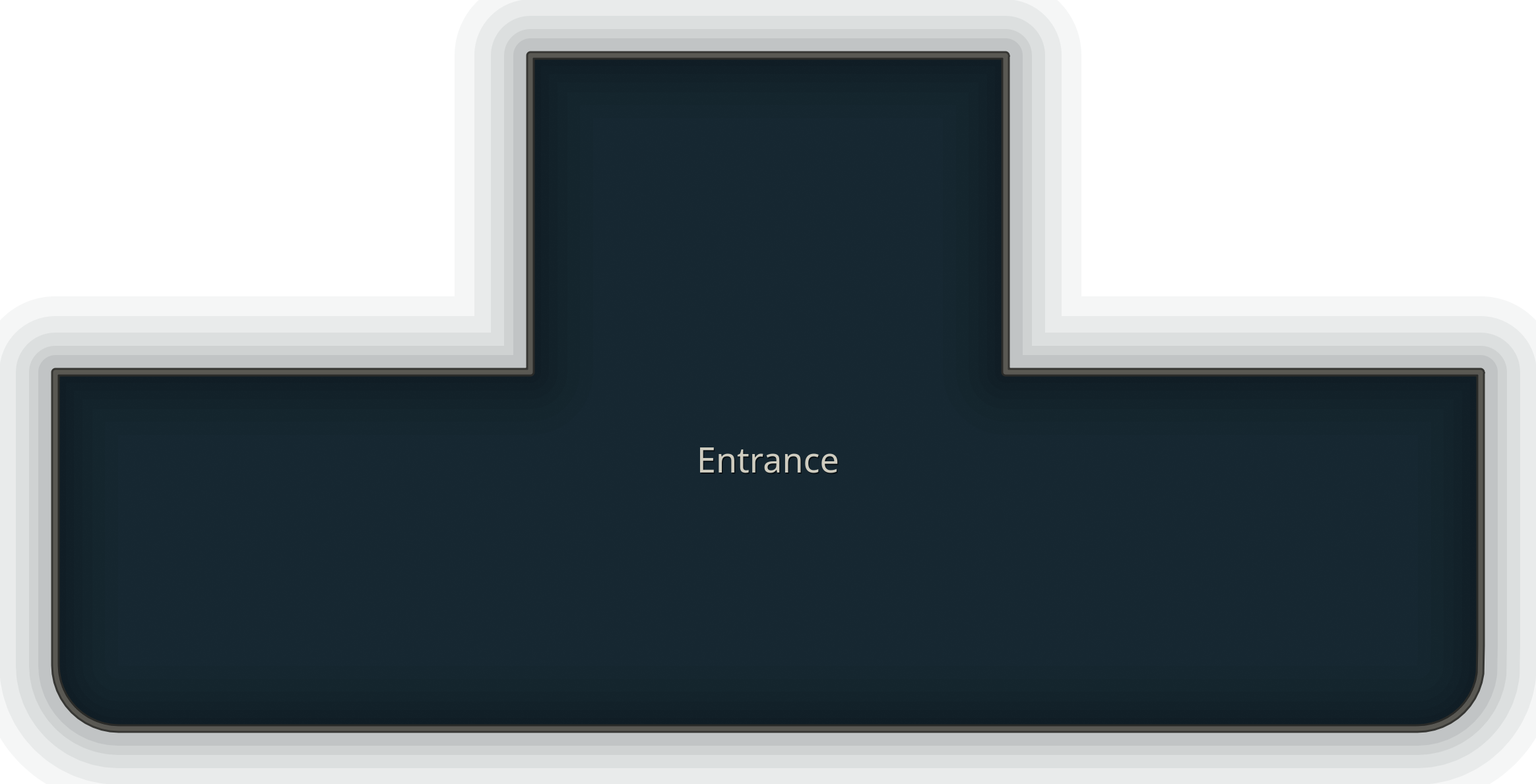
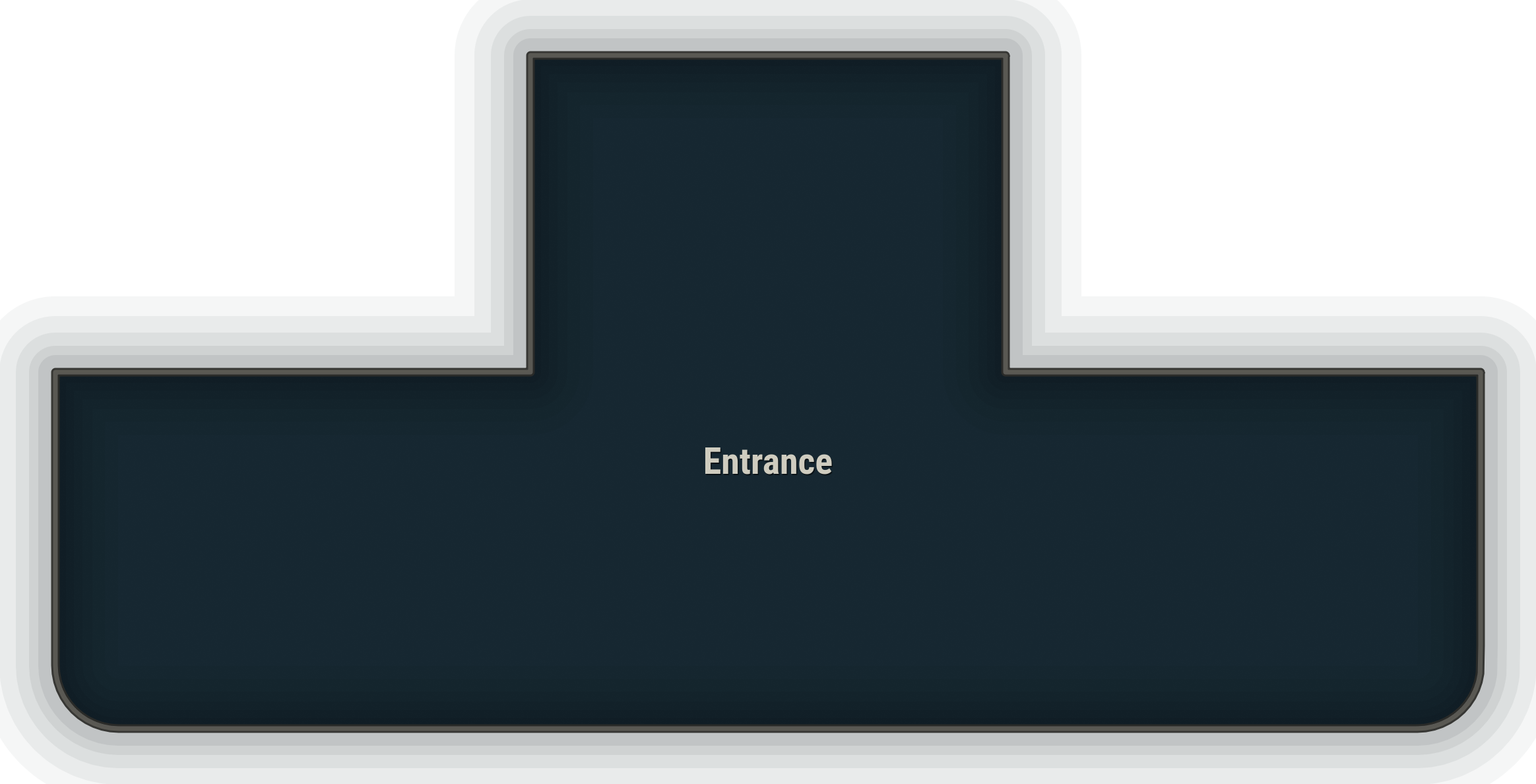
Two versions of the same layered image (w=1536, h=784). Layer-by-layer changes:
painted on "map" over [699, 447, 839, 476]
